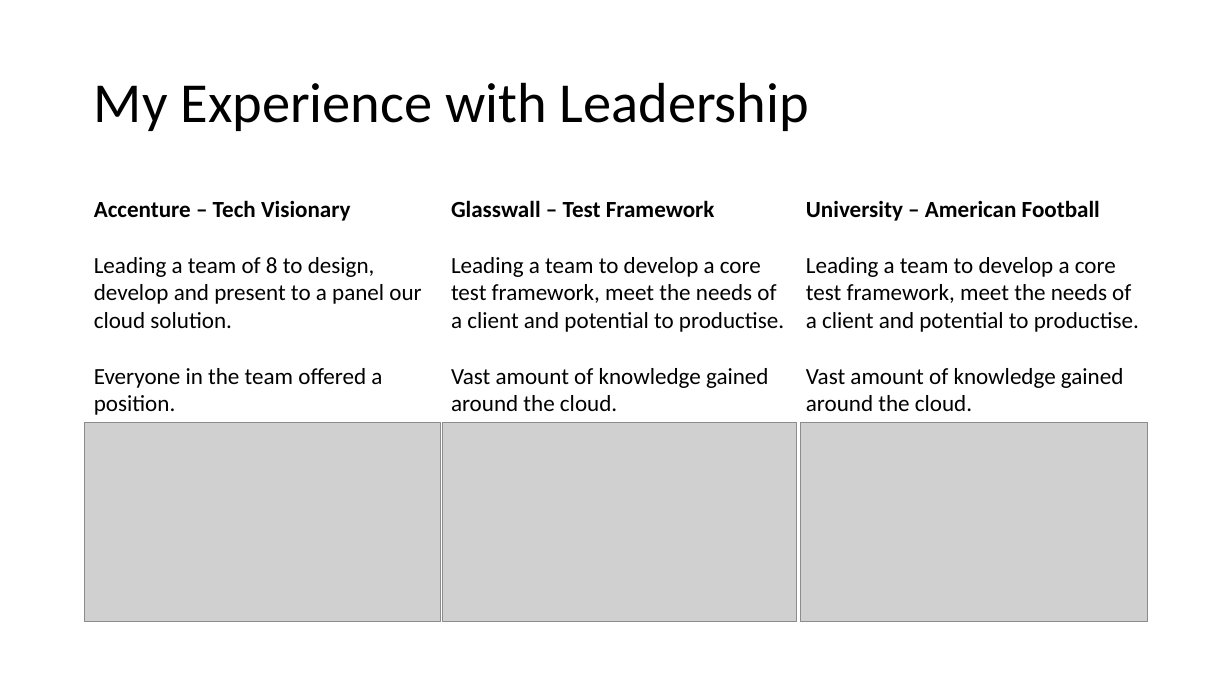
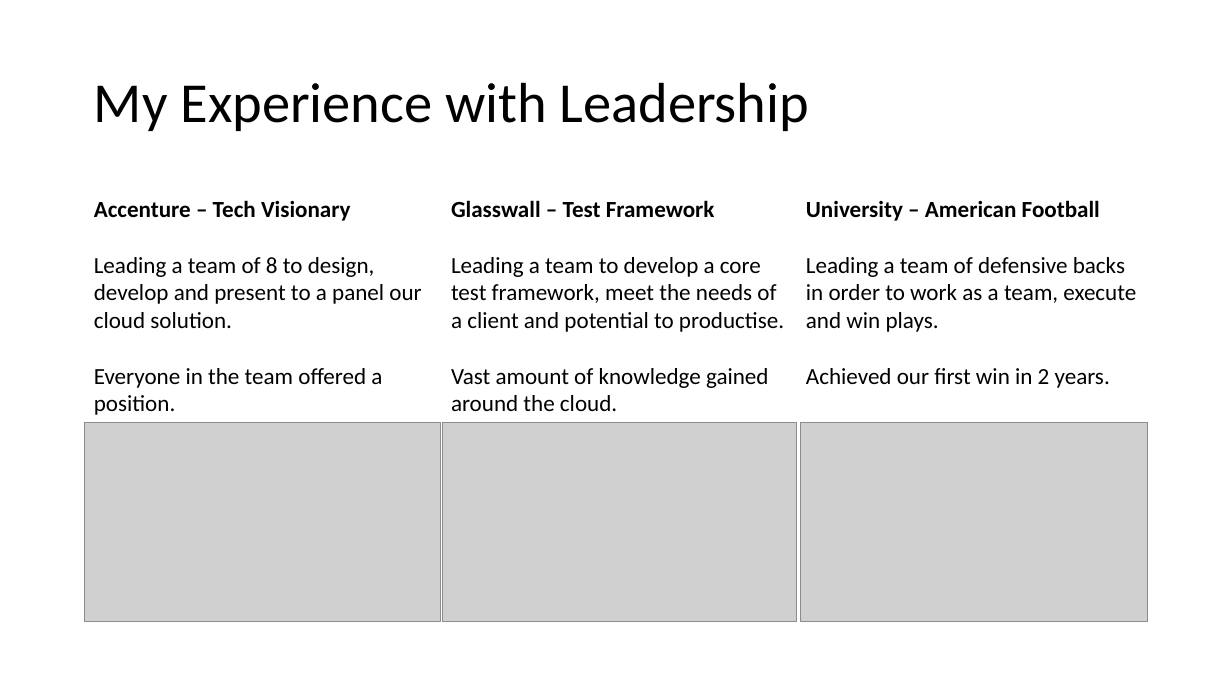
Before and after one commit to tpilvelis-gw/tomas-pilvelis-development-lead-application, a slide deck: slide 7 of about_me.pptx. Drawn at 1232x693 pixels with LibreOffice and Linux fonts; fonts in the diff are those of the drawing; grey boxes stand for pictures. Boxes give left, top, right and bottom in pixels: in the first picture for what was removed or moved away, otherwise in the second. Text is boxed around its words. In the diff, an @@ line names an element or a change of style, - is before the commit and + after.

```diff
--- a/about_me.pptx
+++ b/about_me.pptx
@@ text at [806, 257, 1136, 388]: text changed @@
-Leading a team to develop a core test framework, meet the needs of a client and potential to productise.
-Vast amount of knowledge gained around the cloud.
+Leading a team of defensive backs in order to work as a team, execute and win plays.
+Achieved our first win in 2 years.
```
Also in this commit, not shown: 1 other file.
